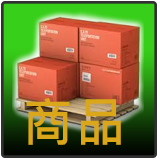
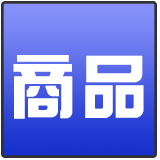
Revision of a layered 160×160 image; what changed, layer by layer:
added layer "商品" (1st of 2) above "圓角矩形 1" over [13, 55, 144, 119]
hid "商品" (2nd of 2) over [26, 98, 121, 145]
hid "圖層 1" over [12, 10, 144, 136]
